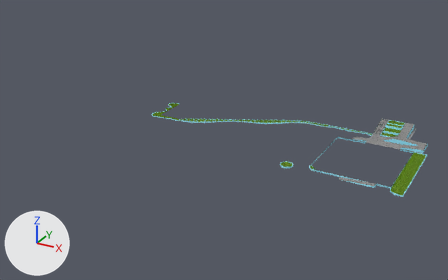
Two versions of the Blender file Utils/Modelos/Plataforma_Superior_Quiosques.blend, one commit apart.
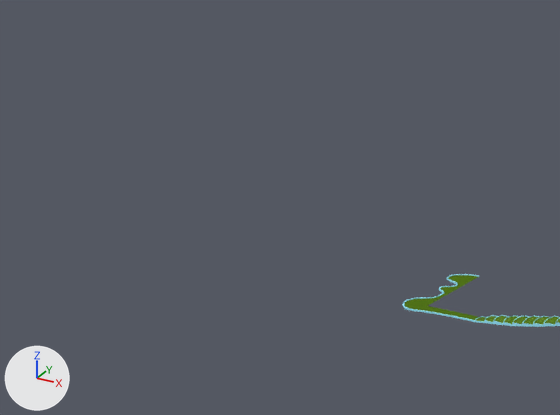
The first picture shows the older version from a 50 mm lens placed at (38.4, -202.4, 91.3), pointed at (-73.9, 1.9, -10.8). The close-ups show both versions on the part from 0% to 47% of the width and 0% to 56% of the height of that picture; other places that the commit changed are outside them. Arrows for +X, +Y and +Z are at lower left; the lights stay in place.

The first close-up shows 'Canteiros', 'Jardim'.
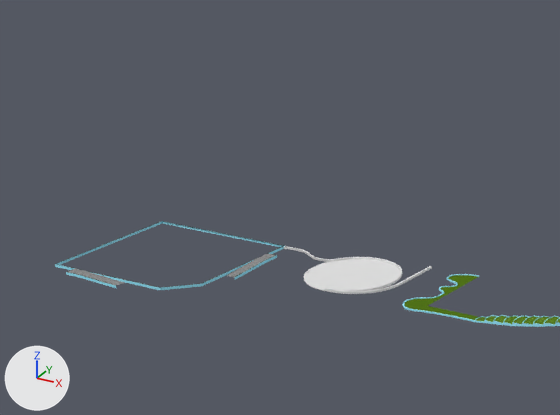
Where the newer file only moved an object's origin or applied its transform, the numbers keep the older frame.

What changed in the scene script:
```text
Change me_plane_011:
    used by ob_granito; location = (-10.9, -5.9, -0.6)
    remove me_plane_011.from_pydata(...)  # 414 vertices, 216 faces; spans x -15.8..15.0, y -22.7..29.9, z 0.0..2.7
    add me_plane_011.from_pydata(...)  # 536 vertices, 272 faces; spans x -171.8..15.0, y -22.7..31.0, z -11.0..2.7
    me_plane_011 part 1: a new loose piece of 54 vertices spanning x -171.8..-139.8, y 3.0..31.0, z -11.0..-10.0, in mat_paredeazul (cyan #9eebff)
    me_plane_011 part 2: a new loose piece of 46 vertices spanning x -171.8..-139.8, y 3.0..31.0, z -10.5..-10.0, in mat_granito
    me_plane_011 part 3: 22 vertices added at x -167.0..-155.1, y 1.0..3.0, z -11.0..-10.0
    add me_plane_011.materials.append(mat_paredeazul)  # cyan #9eebff
Change me_plane_004:
    used by ob_piso_cinza; location = (-10.9, -5.9, -0.6)
    verts and faces of me_plane_004; kept vertices keep their numbers, new ones are numbered from 360
    remove me_plane_004.from_pydata(...)  # 360 vertices, 145 faces; spans x -10.9..14.9, y -22.6..29.9, z 0.0..2.7
    add me_plane_004.from_pydata(...)  # 372 vertices, 149 faces; spans x -166.8..14.9, y -22.6..29.9, z -10.5..2.7
    me_plane_004 part 4
    add verts[360] = (-141.8, 23.1, -10.0)  # pixel (257, 258)
    add verts[361] = (-141.8, 14.3, -10.5)  # pixel (225, 275)
    add verts[362] = (-141.8, 26.0, -10.0)  # pixel (267, 253)
    add for new, old in zip([363, 364, 365], [360, 361, 362]): verts[new] = verts[old] + (1.8, 0.0, 0.0)
    add verts[366] = (-163.9, 1.1, -10.0)  # pixel (79, 274)
    add verts[367] = (-155.1, 1.1, -10.5)  # pixel (116, 285)
    add verts[368] = (-166.8, 1.1, -10.0)  # pixel (67, 271)
    add for new, old in zip([369, 370, 371], [366, 367, 368]): verts[new] = verts[old] + (0.0, 1.9, 0.0)
    add faces += [(360, 361, 364, 363), (360, 363, 365, 362), (366, 367, 370, 369), (366, 369, 371, 368)]
Add me_cylinder_001:
    me_cylinder_001.from_pydata(...)  # 44 vertices, 30 faces; spans x -1.5..8.4, y -7.9..10.6, z -0.2..0.2
Add me_cylinder:
    me_cylinder.from_pydata(...)  # 172 vertices, 142 faces; spans x -7.6..7.6, y -7.6..7.6, z -0.2..0.2
Add me_cube_001:
    me_cube_001.from_pydata(...)  # 48 vertices, 44 faces; spans x -0.99..0.15, y 2.16..4.88, z 0.0..0.4
Add ob_cylinder_001:
    ob_cylinder_001 = bpy.data.objects.new('Cylinder.001', me_cylinder_001)
    ob_cylinder_001.location = (-131.0, 18.5, -10.9)
Add ob_cylinder:
    ob_cylinder = bpy.data.objects.new('Cylinder', me_cylinder)
    ob_cylinder.location = (-132.8, 19.3, -10.9)
    ob_cylinder.rotation_euler = (0.0, 0.0, -0.496)  # degrees (0, 0, -28)
    ob_cylinder.scale = (1.14, 1.14, 1.0)
Add ob_cube:
    ob_cube = bpy.data.objects.new('Cube', me_cube_001)
    ob_cube.location = (-141.5, 20.4, -11.1)
    ob_cube.scale = (11.4, 1.0, 1.0)
```

Where the change shows, as pixel boxes (x1, y1, x2, y2) in the close-ups (560 x 415 px):
'Cylinder', added: after (304, 257, 403, 291)
'Granito', reshaped (not visible before): after (55, 221, 284, 290)
'Piso_cinza', reshaped (not visible before): after (68, 254, 275, 286)
'Cylinder.001', added: after (325, 266, 432, 294)
'Cube', added: after (284, 246, 336, 262)
part 1 of me_plane_011, added (cyan): after (55, 221, 284, 290)
part 2 of me_plane_011, added: after (56, 221, 284, 288)
part 3 of me_plane_011, added: after (66, 269, 117, 289)
